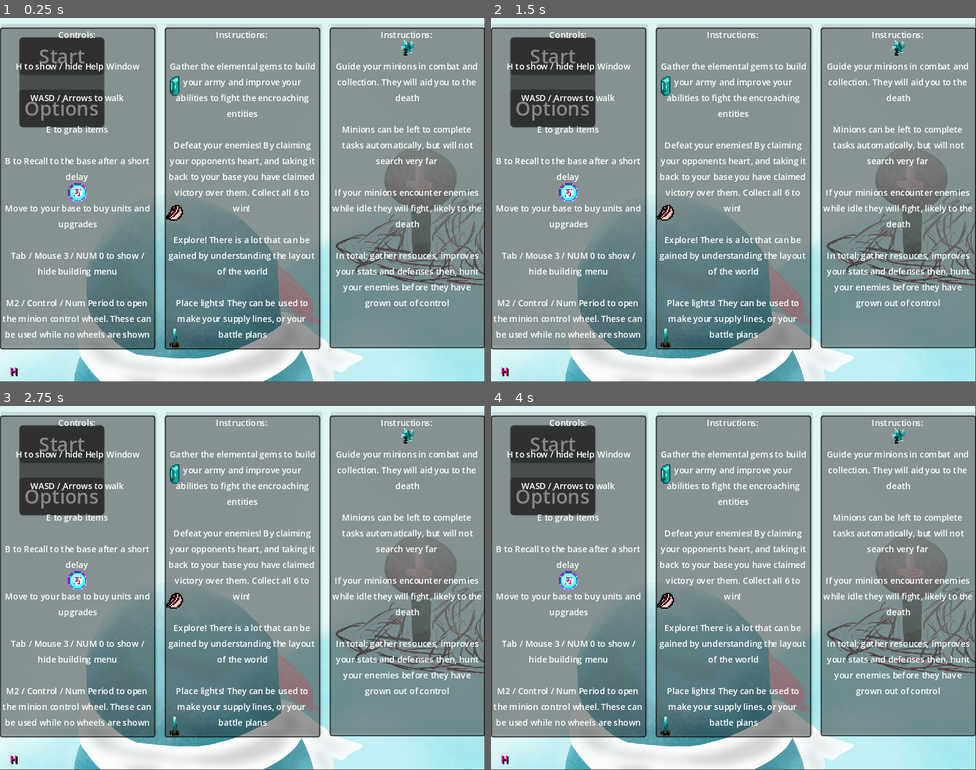
Above: before the commit, frames 1-4 (two rows, left to right).
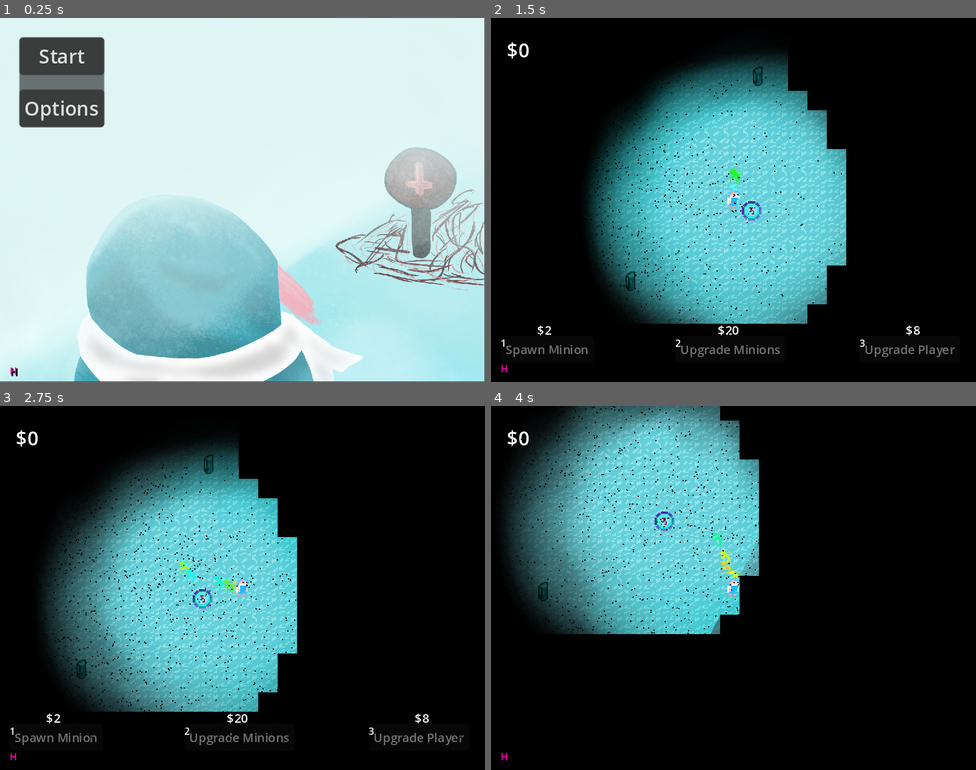
Above: after the commit, the same moments.

Repository: ConnorChow/LudumDare2024
Game: Godot game, scene res://Scenes/MainMenu.tscn
The game is run twice, just before and just after one commit, with the same random seed, the same clock (stepped at 60 frames per second) and the same inputs.
Inputs (mouse positions are in pixels of both pictures, inside the frame that each line leads up to):
- Up to frame 1 (0.25 s): no input
- Up to frame 2 (1.5 s): click "Start" at 0.5 s; click (554, 54) at 1.25 s, where only the run before the commit has a clickable "Start"
- Up to frame 3 (2.75 s): move the mouse to (349, 569) at 2.02 s; hold Right (right) from 2.03 s (still down); tap 1 (1) at 2.1 s; tap 2 (2) at 2.3 s
- Up to frame 4 (4 s): move the mouse to (636, 606) at 2.77 s; release Right (right) at 2.78 s; hold Down (down) 2.78-3.53 s; tap 2 (2) at 2.85 s; tap 3 (3) at 3.05, 3.6 s; move the mouse to (782, 507) at 3.52 s; hold Right (right) from 3.53 s (still down); tap 4 (4) at 3.8 s

The runs differ from the first frame. In frame 1, 82% of the frame differs, in the area x 0-100%, y 1-92%; in frame 2, 100%, in the area x 0-100%, y 0-100%; in frame 3, 99%; in frame 4, 99%.

Commit message:
recall animation

Diff:
--- a/Player/Player.gd
+++ b/Player/Player.gd
@@ -66,7 +66,7 @@
 #duration that the recall takes
 @onready var recall_timer = $recallTimer
 #the animation that the sprite takes on during the recall. will need to be changed
-@onready var recall_sprite = $recallSprite
+@onready var recall_anim = $RecallAnim
 var recalling : bool = false
 
 #walk timer
@@ -216,15 +216,17 @@
 func recall(homePos :Vector2):
 	if !recalling:
 		homePosition = homePos
-		sprite.visible=false
-		recall_sprite.visible = true
+		recall_anim.visible = true
+		#sprite.visible=false
+		#recall_sprite.visible = true
 		recalling = true
 		recall_timer.start()
 
 func stopRecall():
 	recalling = false
-	sprite.visible=true
-	recall_sprite.visible = false
+	recall_anim.visible = false
+	#sprite.visible=true
+	#recall_sprite.visible = false
 	recall_timer.stop()
 
 func _on_recall_timer_timeout():
--- a/Player/Player.tscn
+++ b/Player/Player.tscn
@@ -7,6 +7,7 @@
 [ext_resource type="AudioStream" uid="uid://c8julgn2dopfo" path="res://Assets/sfx/full footsteps.mp3" id="5_pmwew"]
 [ext_resource type="PackedScene" uid="uid://doh85u2y782ep" path="res://Player/SnowParticles.tscn" id="6_khf48"]
 [ext_resource type="PackedScene" uid="uid://deamrdcsyafem" path="res://Scenes/Tutorial.tscn" id="7_h0mkn"]
+[ext_resource type="PackedScene" uid="uid://b1p10wy7pie6b" path="res://Player/recall.tscn" id="8_ekpdm"]
 
 [sub_resource type="RectangleShape2D" id="RectangleShape2D_0nxp3"]
 size = Vector2(10, 16)
@@ -517,6 +518,9 @@
 
 [node name="Tutorial" parent="." instance=ExtResource("7_h0mkn")]
 position = Vector2(-200, -152)
+
+[node name="RecallAnim" parent="." instance=ExtResource("8_ekpdm")]
+z_index = -1
 
 [connection signal="timeout" from="UiNodes/hitBox/hitTimer" to="." method="_on_hit_timer_timeout"]
 [connection signal="pressed" from="UiNodes/buyMenu/buyMinion" to="." method="_on_buy_minion_pressed"]
--- /dev/null
+++ b/Player/recall.tscn
@@ -0,0 +1,17 @@
+[gd_scene load_steps=3 format=3 uid="uid://b1p10wy7pie6b"]
+
+[ext_resource type="Texture2D" uid="uid://myf5m4no3qy" path="res://Assets/recall.png" id="1_h18op"]
+
+[sub_resource type="ParticleProcessMaterial" id="ParticleProcessMaterial_dka7r"]
+lifetime_randomness = 0.23
+particle_flag_disable_z = true
+gravity = Vector3(0, -98, 0)
+hue_variation_min = -0.68
+hue_variation_max = 0.23
+turbulence_enabled = true
+turbulence_noise_speed_random = 2.95
+
+[node name="Recall" type="GPUParticles2D"]
+amount_ratio = 0.5769
+process_material = SubResource("ParticleProcessMaterial_dka7r")
+texture = ExtResource("1_h18op")
--- a/Scenes/Tutorial.tscn
+++ b/Scenes/Tutorial.tscn
@@ -29,6 +29,7 @@
 script = ExtResource("1_f3xlj")
 
 [node name="PanelContainer" type="PanelContainer" parent="."]
+visible = false
 use_parent_material = true
 offset_top = 8.0
 offset_right = 128.0
@@ -59,6 +60,7 @@
 autowrap_mode = 3
 
 [node name="PanelContainer2" type="PanelContainer" parent="."]
+visible = false
 use_parent_material = true
 offset_left = 136.0
 offset_top = 8.0
@@ -84,6 +86,7 @@
 autowrap_mode = 3
 
 [node name="PanelContainer3" type="PanelContainer" parent="."]
+visible = false
 use_parent_material = true
 offset_left = 272.0
 offset_top = 8.0
Binary file added: Assets/recall.png
Not shown, added: Assets/recall.png.import
Not shown: 1 places in Player/Player.tscn that only renumber resources
